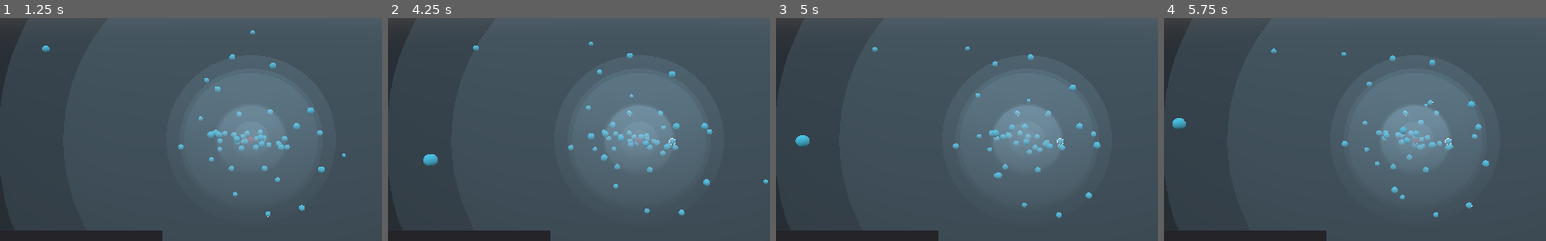
Above: before the commit, frames 1-4 (left to right).
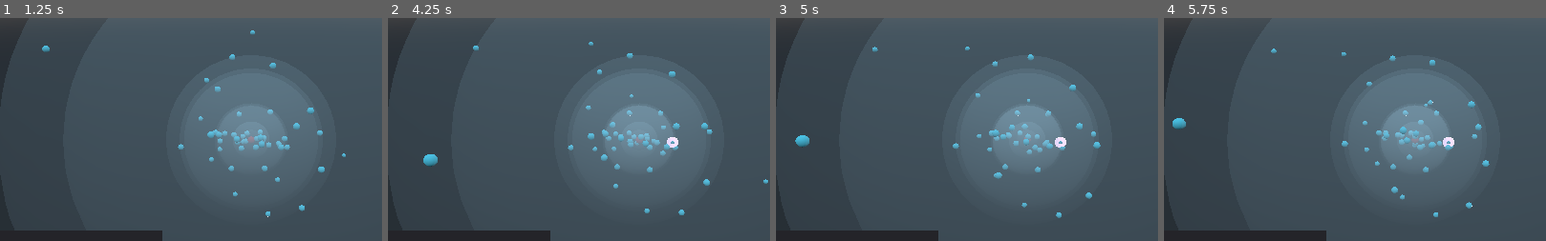
Above: after the commit, the same moments.

Repository: Kolaru/XATOMGame
Game: Godot game, scene res://scenes/Main.tscn
Same seed, same stepped clock (60 frames per second), same inputs: the game is played once before the commit and once after it.
Inputs (mouse positions are % of the whole screen's width and height, from its top left):
- Up to frame 1 (1.25 s): move the mouse to (45, 70) at 0.52 s; click (45, 70) at 0.67 s
- Up to frame 2 (4.25 s): move the mouse to (80, 65) at 1.27 s; click (80, 65) at 1.42 s; move the mouse to (20, 35) at 2.02 s; click (20, 35) at 2.17 s; move the mouse to (55, 50) at 2.77 s; click (55, 50) at 2.92 s; click "Shoot electron" at 3.5 s
- Up to frame 3 (5 s): click "Shoot electron" at 4.25 s
- Up to frame 4 (5.75 s): click "Shoot electron" at 5 s
The pictures show only the part of the screen within x 17-67%, y 23-73%; the shares and areas given below are measured in that part.

Frame 1 is identical in both runs. In frame 2, less than 0.1% of the frame differs, in the area x 73-76%, y 53-59%; in frame 3, 0.1%; in frame 4, less than 0.1%.

Commit message:
electron absorb photon

Diff:
--- a/project.godot
+++ b/project.godot
@@ -10,6 +10,7 @@
 
 _global_script_classes=[  ]
 _global_script_class_icons={
+
 }
 
 [application]
--- a/scenes/Main.tscn
+++ b/scenes/Main.tscn
@@ -40,8 +40,9 @@
 "values": [ 0.8 ]
 }
 
-[sub_resource type="Animation" id=5]
+[sub_resource type="Animation" id=4]
 resource_name = "Shoot"
+step = 0.01
 tracks/0/type = "value"
 tracks/0/path = NodePath(".:translation")
 tracks/0/interp = 1
@@ -52,70 +53,31 @@
 "times": PoolRealArray( 0, 1 ),
 "transitions": PoolRealArray( 1, 1 ),
 "update": 0,
-"values": [ Vector3( 0, 0, 30 ), Vector3( 0, 0, -500 ) ]
-}
-
-[sub_resource type="SpatialMaterial" id=2]
-emission_enabled = true
-emission = Color( 0.65098, 1, 0.968627, 1 )
-emission_energy = 1.0
-emission_operator = 0
-emission_on_uv2 = false
-
-[sub_resource type="Animation" id=3]
-resource_name = "Pulse"
-length = 0.4
-step = 0.01
-tracks/0/type = "value"
-tracks/0/path = NodePath(".:radius")
-tracks/0/interp = 2
-tracks/0/loop_wrap = true
-tracks/0/imported = false
-tracks/0/enabled = true
-tracks/0/keys = {
-"times": PoolRealArray( 0, 0.05, 0.15, 0.25 ),
-"transitions": PoolRealArray( 1, 1, 1, 1 ),
-"update": 0,
-"values": [ 0.001, 0.5, 0.5, 0.1 ]
+"values": [ Vector3( 0, 0, 100 ), Vector3( 0, 0, 0 ) ]
 }
 tracks/1/type = "value"
-tracks/1/path = NodePath(".:visible")
+tracks/1/path = NodePath(".:height")
 tracks/1/interp = 1
 tracks/1/loop_wrap = true
 tracks/1/imported = false
 tracks/1/enabled = true
 tracks/1/keys = {
-"times": PoolRealArray( 0, 0.01, 0.25 ),
+"times": PoolRealArray( 0, 0.84, 1 ),
 "transitions": PoolRealArray( 1, 1, 1 ),
+"update": 0,
+"values": [ 10.0, 10.0, 0.001 ]
+}
+tracks/2/type = "value"
+tracks/2/path = NodePath(".:visible")
+tracks/2/interp = 1
+tracks/2/loop_wrap = true
+tracks/2/imported = false
+tracks/2/enabled = true
+tracks/2/keys = {
+"times": PoolRealArray( 0, 1 ),
+"transitions": PoolRealArray( 1, 1 ),
 "update": 1,
-"values": [ false, true, false ]
-}
-
-[sub_resource type="Animation" id=4]
-length = 0.001
-tracks/0/type = "value"
-tracks/0/path = NodePath(".:radius")
-tracks/0/interp = 1
-tracks/0/loop_wrap = true
-tracks/0/imported = false
-tracks/0/enabled = true
-tracks/0/keys = {
-"times": PoolRealArray( 0 ),
-"transitions": PoolRealArray( 1 ),
-"update": 0,
-"values": [ 0.333 ]
-}
-tracks/1/type = "value"
-tracks/1/path = NodePath(".:visible")
-tracks/1/interp = 1
-tracks/1/loop_wrap = true
-tracks/1/imported = false
-tracks/1/enabled = true
-tracks/1/keys = {
-"times": PoolRealArray( 0 ),
-"transitions": PoolRealArray( 1 ),
-"update": 0,
-"values": [ true ]
+"values": [ true, false ]
 }
 
 [node name="Main" type="Spatial"]
@@ -163,26 +125,15 @@
 [node name="Photon" type="Spatial" parent="."]
 
 [node name="Cylinder" type="CSGCylinder" parent="Photon"]
-transform = Transform( 1, 0, 0, 0, -4.37114e-08, -1, 0, 1, -4.37114e-08, 0, 0, 55.4406 )
+transform = Transform( 1, 0, 0, 0, -4.37114e-08, -1, 0, 1, -4.37114e-08, 0, 0, 0 )
+visible = false
 radius = 0.8
-height = 10.0
-material = SubResource( 7 )
+height = 0.001
+material = SubResource( 2 )
 
 [node name="AnimationPlayer" type="AnimationPlayer" parent="Photon"]
 root_node = NodePath("../Cylinder")
-anims/RESET = SubResource( 6 )
-anims/Shoot = SubResource( 5 )
-
-[node name="LightRay" type="CSGCylinder" parent="."]
-transform = Transform( 1, 0, 0, 0, -4.37114e-08, -1, 0, 1, -4.37114e-08, -12.4825, 7.57267, -0.00698853 )
-visible = false
-radius = 0.001
-height = 100000.0
-material = SubResource( 2 )
-
-[node name="AnimationPlayer" type="AnimationPlayer" parent="LightRay"]
-reset_on_save = false
-anims/Pulse = SubResource( 3 )
-anims/RESET = SubResource( 4 )
-
+playback_speed = 1.46
+anims/RESET = SubResource( 3 )
+anims/Shoot = SubResource( 4 )
 [connection signal="pressed" from="Info/ShootButton" to="." method="_on_shoot_button_pressed"]
--- a/scripts/Main.gd
+++ b/scripts/Main.gd
@@ -48,9 +48,9 @@
 	$Info/ShootButton.visible = false
 
 func _on_shoot_button_pressed():
-	var target = selected_shell.selected_electron.global_translation
+	var target = selected_shell.selected_electron.translation
 
-	$Photon.global_translation = target
+	$Photon.translation = selected_shell.to_global(target)
 	$Photon/AnimationPlayer.play("Shoot")
 
 	# $LightRay/AnimationPlayer.play("Pulse")
Not shown: 2 places in scenes/Main.tscn that only renumber resources
